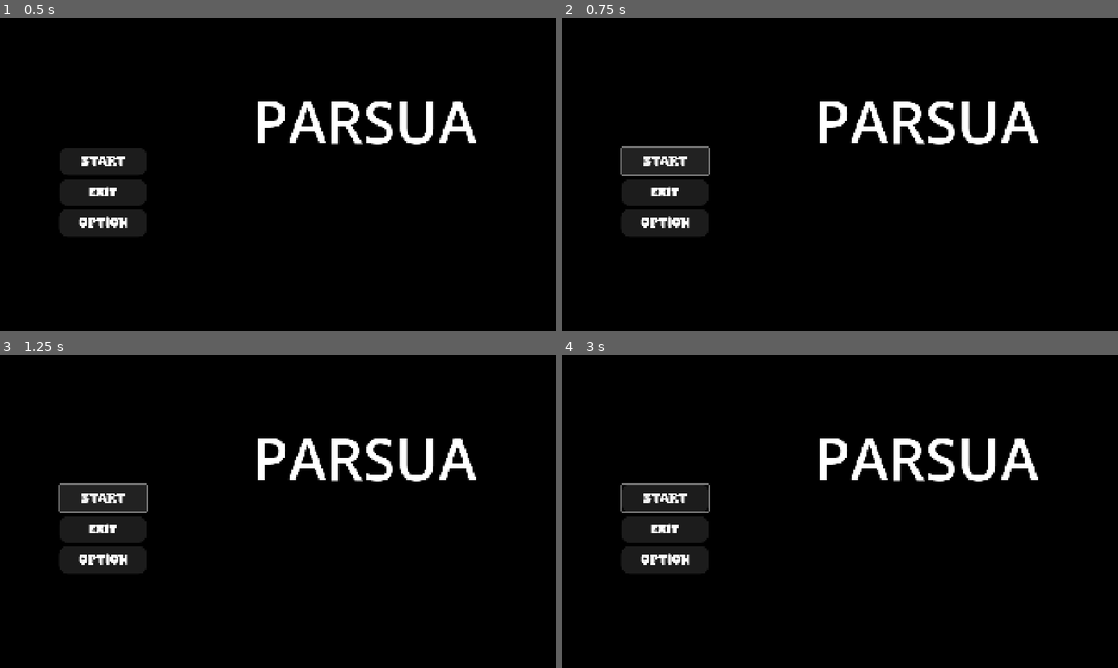
Above: before the commit, frames 1-4 (two rows, left to right).
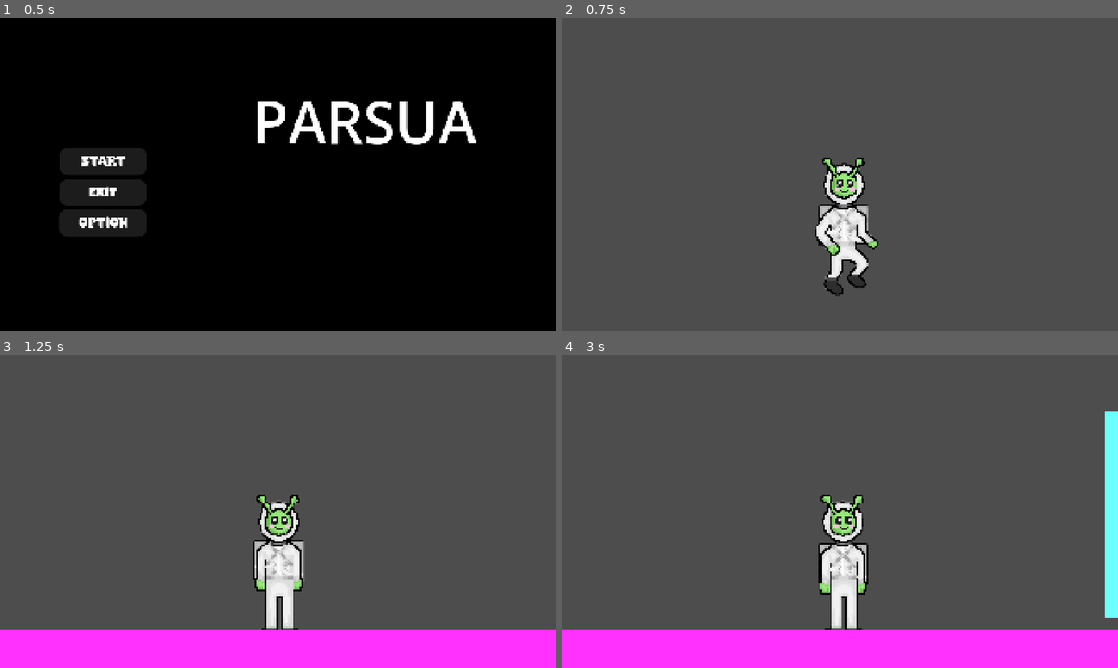
Above: after the commit, the same moments.

Repository: CARLFHG/PARSUA
Game: Godot game, scene res://scene/main_menu.tscn
Two runs of this game, one before a commit and one after it. Both use one fixed random seed, a clock stepped at 60 frames per second and the inputs below. This scene is started directly instead of the project's main scene. Video files are missing from this copy of the repository; at most half a second of black plays in their place.
Inputs (mouse positions are in pixels of both pictures, inside the frame that each line leads up to):
- Up to frame 1 (0.5 s): no input
- Up to frame 2 (0.75 s): click "START" at 0.5 s
- Up to frame 3 (1.25 s): no input
- Up to frame 4 (3 s): click (667, 498) at 1.25 s, where only the run before the commit has a clickable "START"; move the mouse to (962, 495) at 2.02 s; hold D (right) 2.03-2.75 s; click (962, 495) at 2.17 s; tap Space (jump) at 2.27 s; drag from (728, 527) to (812, 574) at 2.77 s

Frame 1 is identical in both runs. In frame 2, 99% of the frame differs, in the area x 0-100%, y 0-100%; in frame 3, 99%; in frame 4, 99%.

Commit message:
Update main menu scripts and scene

Diff:
--- a/main menu bg/main_menu.gd
+++ b/main menu bg/main_menu.gd
@@ -31,3 +31,7 @@
 
 func _on_back_options_pressed() -> void:
 	_ready()
+
+
+func _on_start_pressed() -> void:
+	get_tree().change_scene_to_file("res://scene/levelroot1.tscn")
--- a/scene/main_menu.tscn
+++ b/scene/main_menu.tscn
@@ -197,6 +197,7 @@
 autoplay = true
 bus = &"Musika"
 
+[connection signal="pressed" from="start" to="." method="_on_start_pressed"]
 [connection signal="pressed" from="exit" to="." method="_on_exit_pressed"]
 [connection signal="pressed" from="option" to="." method="_on_button_2_pressed"]
 [connection signal="value_changed" from="Options/HSlider" to="Options/HSlider" method="_on_value_changed"]
